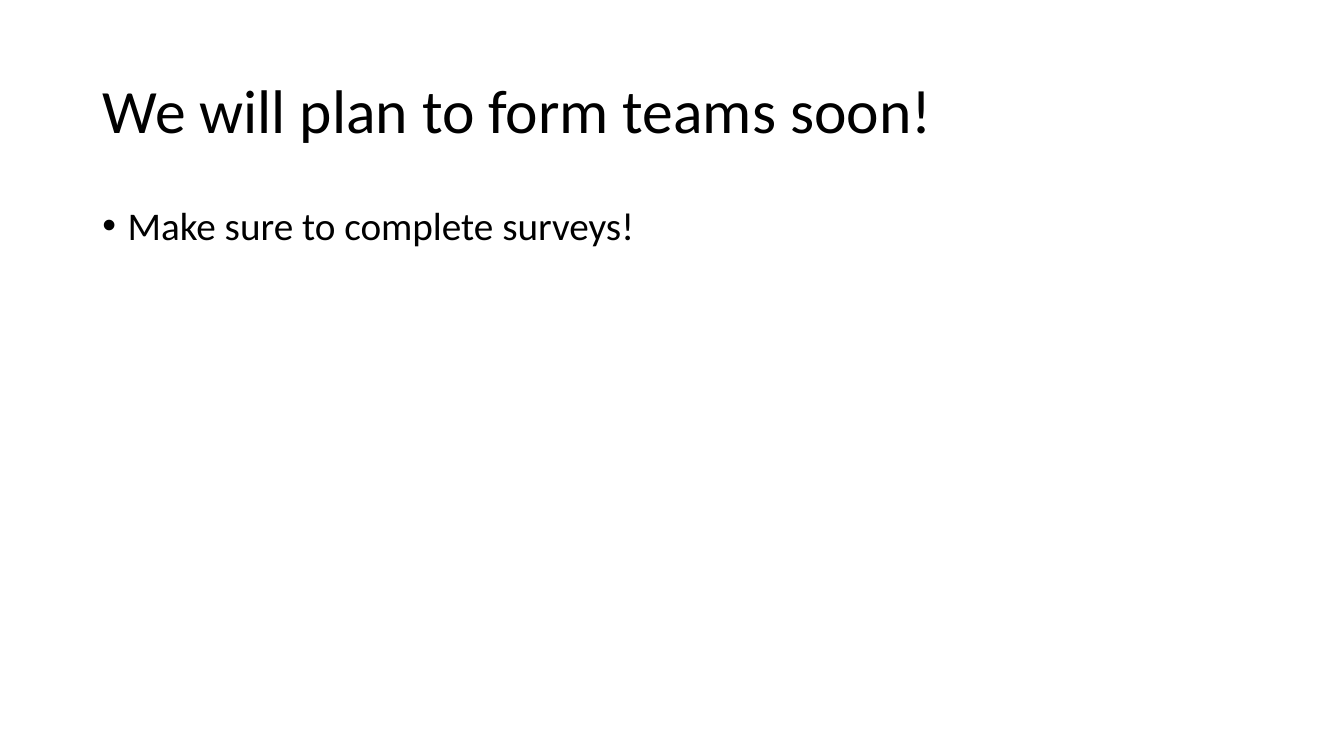
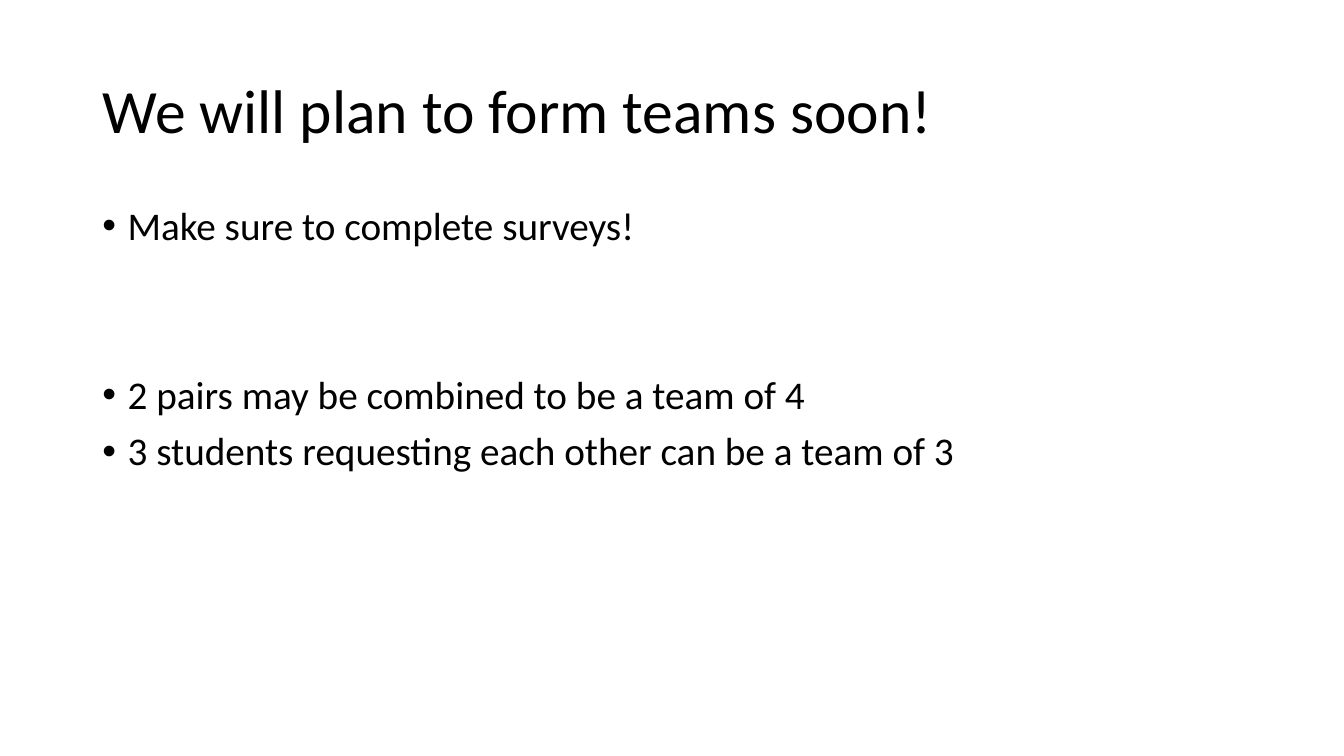
Before and after one commit to RHIT-CSSE/csse220, a slide deck: slide 5 of ClassMaterials/Polymorphism/Slides/Part4-FinalProjectReminders.pptx. Drawn at 1344x756 pixels with LibreOffice and Linux fonts; fonts in the diff are those of the drawing. Boxes give left, top, right and bottom in pixels: in the first picture for what was removed or moved away, otherwise in the second. Text is boxed around its words. In the diff, an @@ line names an element or a change of style, - is before the commit and + after.

```diff
--- a/ClassMaterials/Polymorphism/Slides/Part4-FinalProjectReminders.pptx
+++ b/ClassMaterials/Polymorphism/Slides/Part4-FinalProjectReminders.pptx
@@ text at [128, 381, 954, 472]: paragraphs added @@
+• 2 pairs may be combined to be a team of 4
+• 3 students requesting each other can be a team of 3
```
Also in this commit, not shown: 1 other slide changed, 14 other files.
